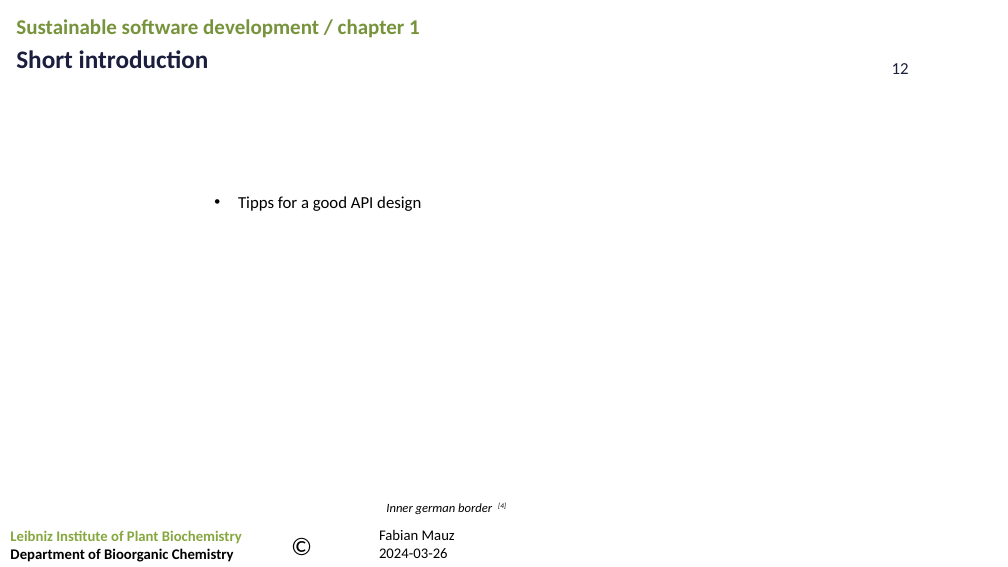
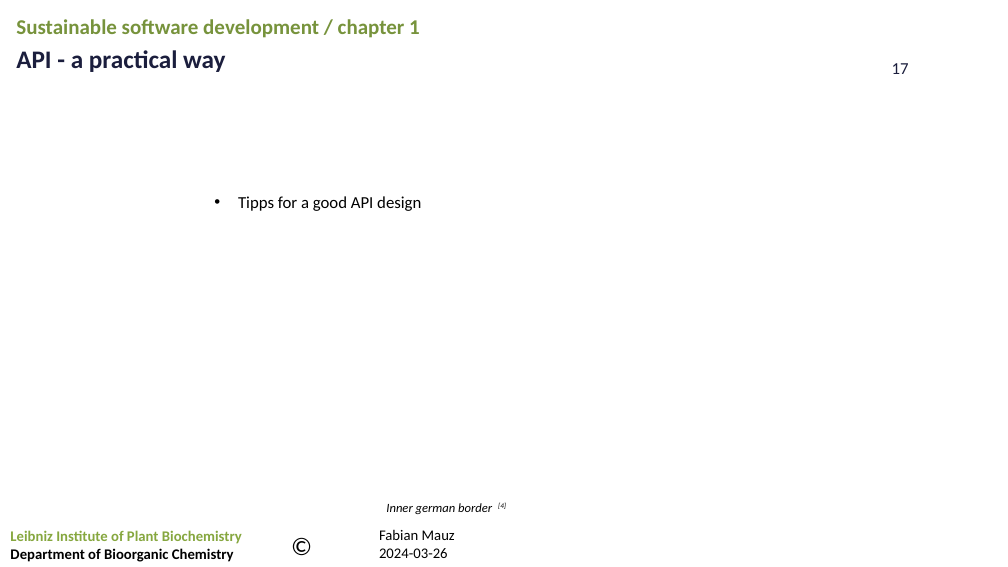
Before and after one commit to FabianMauz/talks_and_lessons, a slide deck: slide 17 of 20241021_api_and_architecture/20241021_api_and_softwarearchitecture.pptx (slide 12 before the commit). Drawn at 1008x567 pixels with LibreOffice and Linux fonts; fonts in the diff are those of the drawing; background and template pictures are left out. Boxes give left, top, right and bottom in pixels: in the first picture for what was removed or moved away, otherwise in the second. Text is boxed around its words. In the diff, an @@ line names an element or a change of style, - is before the commit and + after.

```diff
--- a/20241021_api_and_architecture/20241021_api_and_softwarearchitecture.pptx
+++ b/20241021_api_and_architecture/20241021_api_and_softwarearchitecture.pptx
@@ text at [16,50,225,72]: text changed @@
-Short introduction
+API - a practical way
@@ page number at [892,63,909,74]: text changed @@
-12
+17
```
Also in this commit, not shown: 7 other slides changed, 9 slides added, 3 slides removed.
